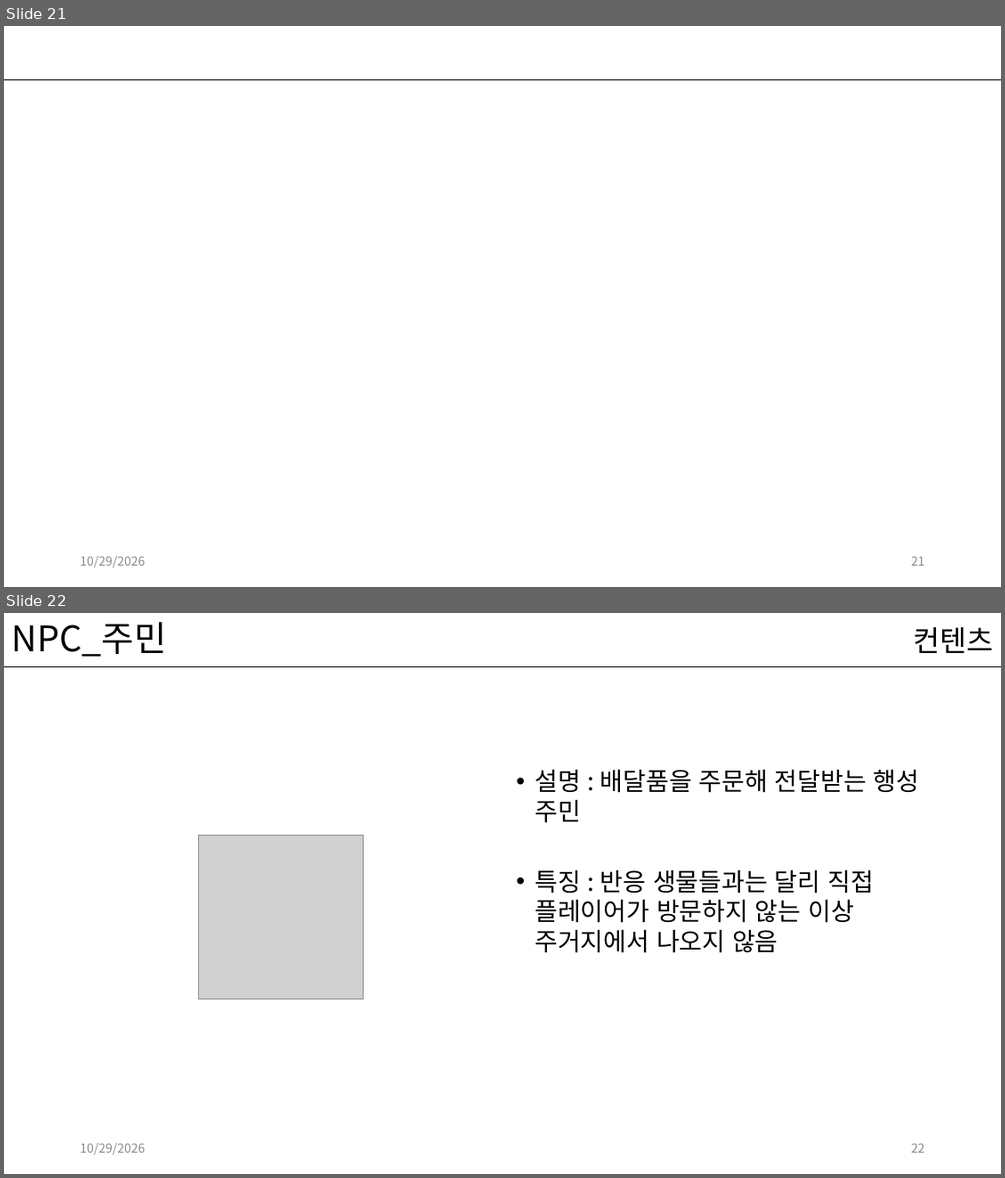
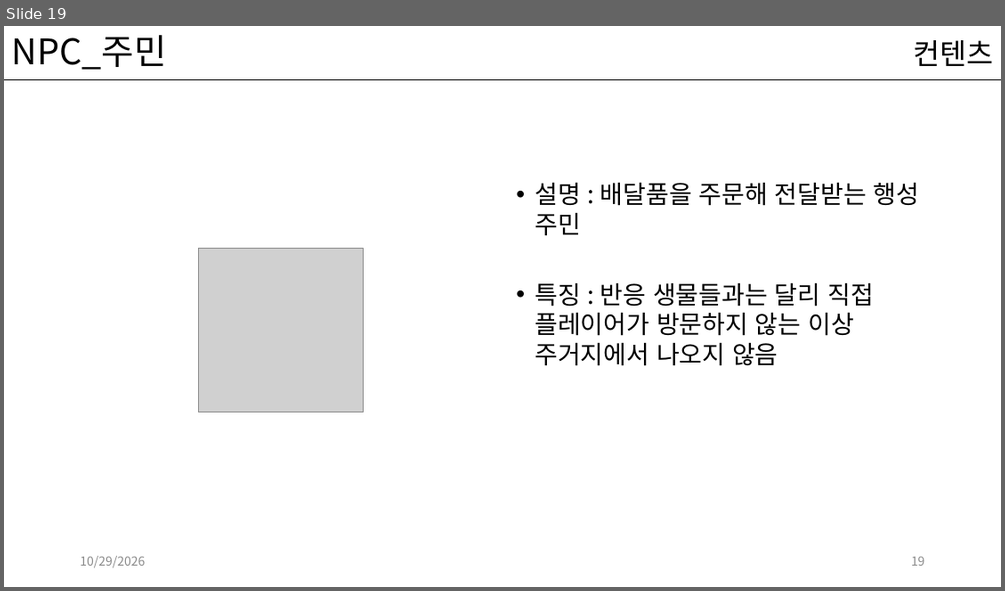
Before and after one commit to kwakyerin/2026_Graduation_Project, a slide deck: documents/HyunahKwon/design/designing/for_teammates/배트와 달트_기획.pptx. Shown one above the other, each under a label of ours: slides 21 and 22 before the commit, slide 19 after it. The pictures are 1005x1178 and 1005x591 pixels, drawn with LibreOffice and Linux fonts; fonts in the diff are those of the drawing; grey boxes stand for pictures. Boxes give left, top, right and bottom in pixels: in the first picture for what was removed or moved away, otherwise in the second. Text is boxed around its words. In the diff, an @@ line names an element or a change of style, - is before the commit and + after.

```diff
--- a/documents/HyunahKwon/design/designing/for_teammates/배트와 달트_기획.pptx
+++ b/documents/HyunahKwon/design/designing/for_teammates/배트와 달트_기획.pptx
@@ slide 21 removed at (4, 26, 1001, 587), background #FFFFFF; not listed: 1 template element that a slide beside it also shows @@
@@ text removed at (80, 556, 145, 568) @@
-10/29/2026
@@ page number removed at (911, 556, 925, 565) @@
-21
@@ what was slide 22 is now slide 19 @@
@@ page number at (911, 556, 925, 565): text changed @@
-22
+19
```
Also in this commit, not shown: 1 slide changed, 4 other slides removed, 4 other files.
